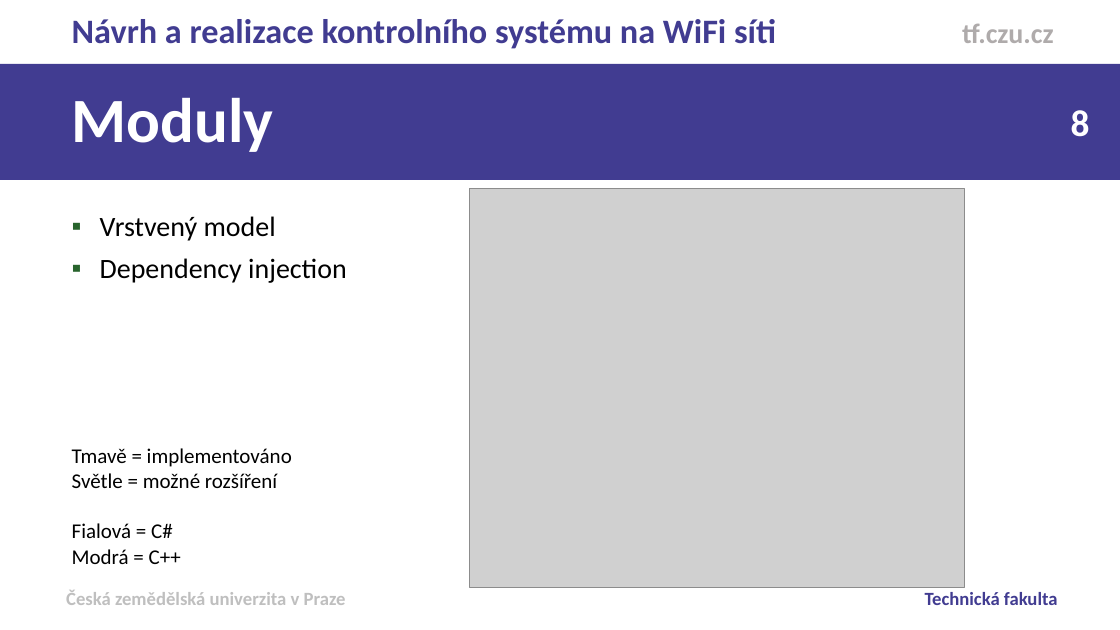
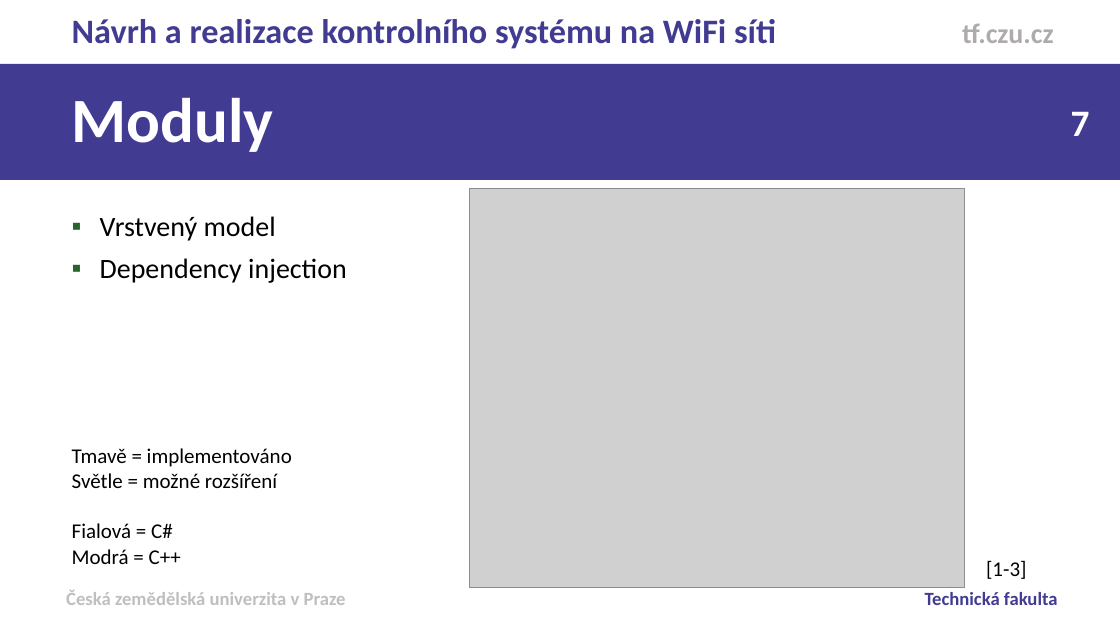
Before and after one commit to pjocesoj/diplomka_git, a slide deck: slide 7 of prezentace/xnovm288-obhajoba (sablona bc).pptx (slide 8 before the commit). Drawn at 1120x630 pixels with LibreOffice and Linux fonts; fonts in the diff are those of the drawing; grey boxes stand for pictures; background and template pictures are left out. Boxes give left, top, right and bottom in pixels: in the first picture for what was removed or moved away, otherwise in the second. Text is boxed around its words. In the diff, an @@ line names an element or a change of style, - is before the commit and + after.

```diff
--- a/prezentace/xnovm288-obhajoba (sablona bc).pptx
+++ b/prezentace/xnovm288-obhajoba (sablona bc).pptx
@@ page number at (x1=1071, y1=111, x2=1090, y2=136): text changed @@
-8
+7
@@ text added at (x1=986, y1=560, x2=1027, y2=579), 27 pt, text #000000 @@
+[1-3]
```
Also in this commit, not shown: 1 other slide changed, 2 slides added, 4 slides removed.
